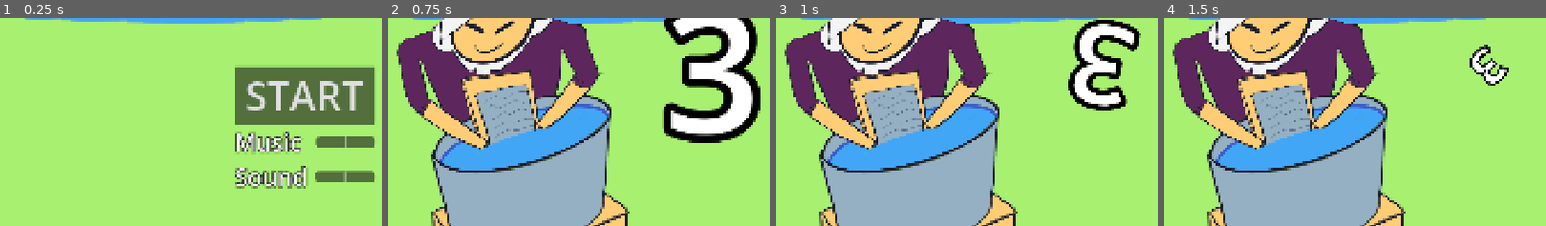
Above: before the commit, frames 1-4 (left to right).
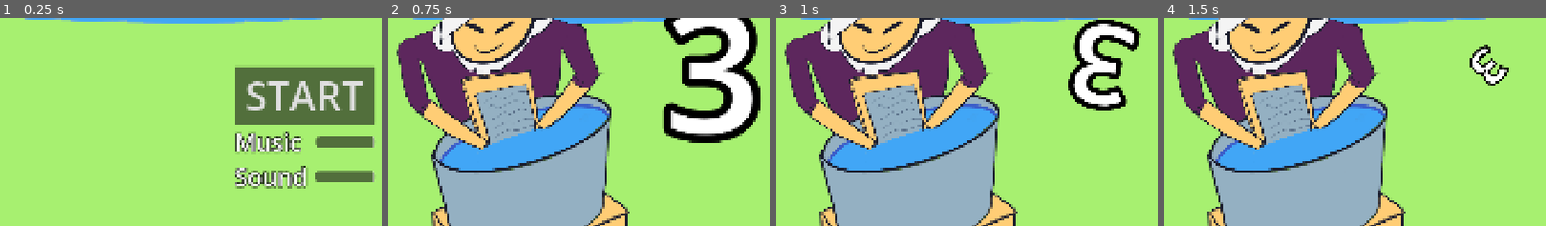
Above: after the commit, the same moments.

Repository: rafa-fiedo/ludum-dare-60-old-tech
Game: Godot game, scene res://scenes/main_menu.tscn
Same seed, same stepped clock (60 frames per second), same inputs: the game is played once before the commit and once after it. This scene is started directly instead of the project's main scene.
Inputs (mouse positions are % of the whole screen's width and height, from its top left):
- Up to frame 1 (0.25 s): no input
- Up to frame 2 (0.75 s): click "START" at 0.5 s
- Up to frame 3 (1 s): no input
- Up to frame 4 (1.5 s): tap Enter at 1.25 s; move the mouse to (55, 48) at 1.27 s
The pictures show only the part of the screen within x 9-59%, y 32-82%; the shares and areas given below are measured in that part.

The runs differ from the first frame. In frame 1, 0.1% of the frame differs, in the area x 89-98%, y 56-79%; in frame 2, nothing differs; in frame 3, nothing differs; in frame 4, nothing differs.

Commit message:
add lady sounds

Diff:
--- a/old-tech/autoloads/project_controls.gd
+++ b/old-tech/autoloads/project_controls.gd
@@ -46,6 +46,21 @@
 		var volume_db := linear_to_db(value / 100.0)
 		AudioServer.set_bus_volume_db(bus_id, volume_db)
 
+func get_music_value():
+	var bus_id = 1
+	return get_volume_by_bus_id(bus_id)
+
+func get_sounds_value():
+	var bus_id = 2
+	return get_volume_by_bus_id(bus_id)
+
+func get_volume_by_bus_id(bus_id: int) -> float:
+	if AudioServer.is_bus_mute(bus_id):
+		return 0.0
+
+	var volume_db = AudioServer.get_bus_volume_db(bus_id)
+	return db_to_linear(volume_db) * 100.0
+
 func set_audio_master(is_on):
 	AudioServer.set_bus_mute(0, not is_on)
 
--- /dev/null
+++ b/old-tech/default_bus_layout.tres
@@ -0,0 +1,15 @@
+[gd_resource type="AudioBusLayout" format=3 uid="uid://bbn5boxxuhwtn"]
+
+[resource]
+bus/1/name = &"Music"
+bus/1/solo = false
+bus/1/mute = false
+bus/1/bypass_fx = false
+bus/1/volume_db = 0.0
+bus/1/send = &"Master"
+bus/2/name = &"Sound"
+bus/2/solo = false
+bus/2/mute = false
+bus/2/bypass_fx = false
+bus/2/volume_db = 0.0
+bus/2/send = &"Master"
--- a/old-tech/scenes/characters/lady.gd
+++ b/old-tech/scenes/characters/lady.gd
@@ -1,16 +1,64 @@
 extends Node2D
 
+var happy_sounds = [
+	preload("res://assets/sounds/happy1.wav"),
+	preload("res://assets/sounds/happy2.wav"),
+	preload("res://assets/sounds/happy3.wav"),
+	preload("res://assets/sounds/happy4.wav"),
+	preload("res://assets/sounds/happy5.wav"),
+]
+
+var normal_sounds = [
+	preload("res://assets/sounds/normal1.wav"),
+	preload("res://assets/sounds/normal2.wav"),
+	preload("res://assets/sounds/normal3.wav"),
+	preload("res://assets/sounds/normal4.wav"),
+	preload("res://assets/sounds/normal5.wav"),
+	preload("res://assets/sounds/normal6.wav"),
+]
+
+var sad_sounds = [
+	preload("res://assets/sounds/sad1.wav"),
+	preload("res://assets/sounds/sad2.wav"),
+	preload("res://assets/sounds/sad3.wav"),
+	preload("res://assets/sounds/sad4.wav"),
+	preload("res://assets/sounds/sad5.wav"),
+	preload("res://assets/sounds/sad6.wav"),
+]
+
+enum Face {HAPPY, NORMAL, SAD}
+var current_face = Face.HAPPY
+
+
 func use_face_happy() -> void:
+	if current_face == Face.HAPPY:
+		return
+
 	turn_off_faces()
+	$Sounds.stream = happy_sounds.pick_random()
+	$Sounds.play()
 	$Face/FaceHappy.visible = true
+	current_face = Face.HAPPY
 
 func use_face_normal() -> void:
+	if current_face == Face.NORMAL:
+		return
+
 	turn_off_faces()
+	$Sounds.stream = normal_sounds.pick_random()
+	$Sounds.play()
 	$Face/FaceNormal.visible = true
+	current_face = Face.NORMAL
 
 func use_face_sad() -> void:
+	if current_face == Face.SAD:
+		return
 	turn_off_faces()
+	$Sounds.stream = sad_sounds.pick_random()
+	$Sounds.play()
 	$Face/FaceSad.visible = true
+
+	current_face = Face.SAD
 
 func turn_off_faces() -> void:
 	for child in $Face.get_children():
--- a/old-tech/scenes/characters/lady.tscn
+++ b/old-tech/scenes/characters/lady.tscn
@@ -24,3 +24,6 @@
 [node name="FaceSad" type="Sprite2D" parent="Face" unique_id=1044645885]
 visible = false
 texture = ExtResource("4_7pf64")
+
+[node name="Sounds" type="AudioStreamPlayer" parent="." unique_id=60729044]
+bus = &"Sound"
--- a/old-tech/scenes/main.gd
+++ b/old-tech/scenes/main.gd
@@ -8,6 +8,7 @@
 
 # 100 check and 0.1 check time -> 10sec
 var max_checks = 50
+var min_checks = 20
 var check_time = 0.1
 
 var score_happy: float = 0.8
@@ -34,6 +35,9 @@
 	$ActionBar.start_button()
 
 func update_lady_face() -> void:
+	if checks.size() < min_checks:
+		return
+
 	if percent_store > score_happy:
 		$Lady.use_face_happy()
 		return
@@ -43,7 +47,7 @@
 
 	$Lady.use_face_sad()
 
-	if percent_store < score_lose and checks.size() > max_checks - 10:
+	if percent_store < score_lose:
 		is_working = false
 		stop_game()
 
--- a/old-tech/scenes/main_menu.gd
+++ b/old-tech/scenes/main_menu.gd
@@ -3,7 +3,8 @@
 var main_scene = "res://scenes/main.tscn"
 
 func _ready() -> void:
-	pass
+	$Buttons/HBoxContainer/BoxContainer/MusicScroll.value = ProjectControls.get_music_value()
+	$Buttons/HBoxContainer2/BoxContainer/SoundScroll.value = ProjectControls.get_sounds_value()
 
 func _on_start_pressed() -> void:
 	get_tree().change_scene_to_file(main_scene)
Not shown, added: old-tech/assets/sounds/happy1.wav.import
Not shown, added: old-tech/assets/sounds/happy2.wav.import
Not shown, added: old-tech/assets/sounds/happy3.wav.import
Not shown, added: old-tech/assets/sounds/happy4.wav.import
Not shown, added: old-tech/assets/sounds/happy5.wav.import
Not shown, added: old-tech/assets/sounds/normal1.wav.import
Not shown, added: old-tech/assets/sounds/normal2.wav.import
Not shown, added: old-tech/assets/sounds/normal3.wav.import
Not shown, added: old-tech/assets/sounds/normal4.wav.import
Not shown, added: old-tech/assets/sounds/normal5.wav.import
Not shown, added: old-tech/assets/sounds/normal6.wav.import
Not shown, added: old-tech/assets/sounds/sad1.wav.import
(and 22 more such lines)
